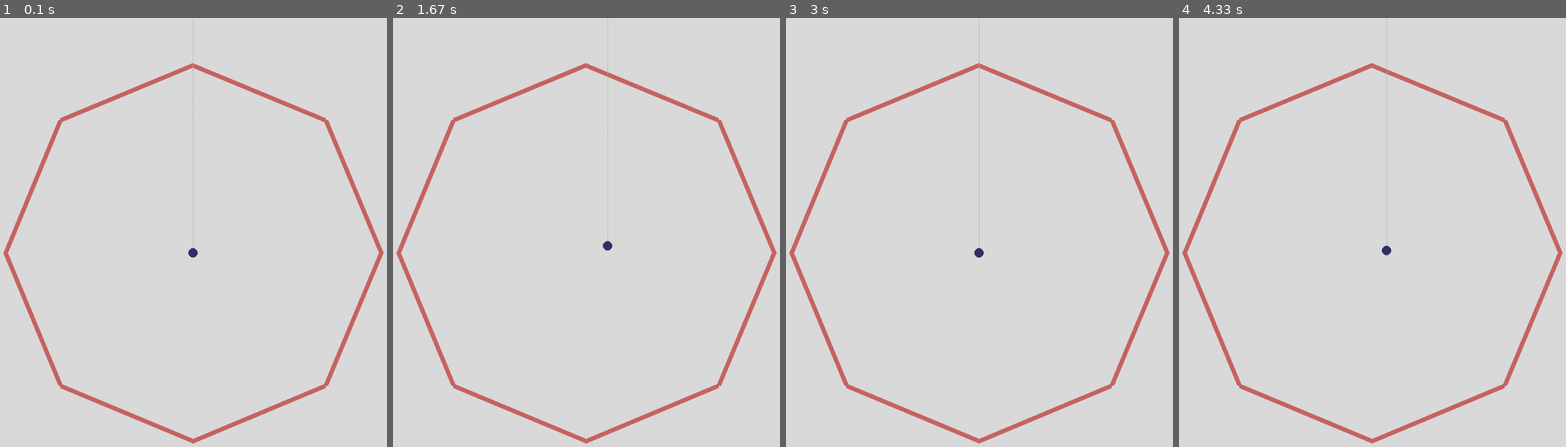
Above: before the commit, frames 1-4 (left to right).
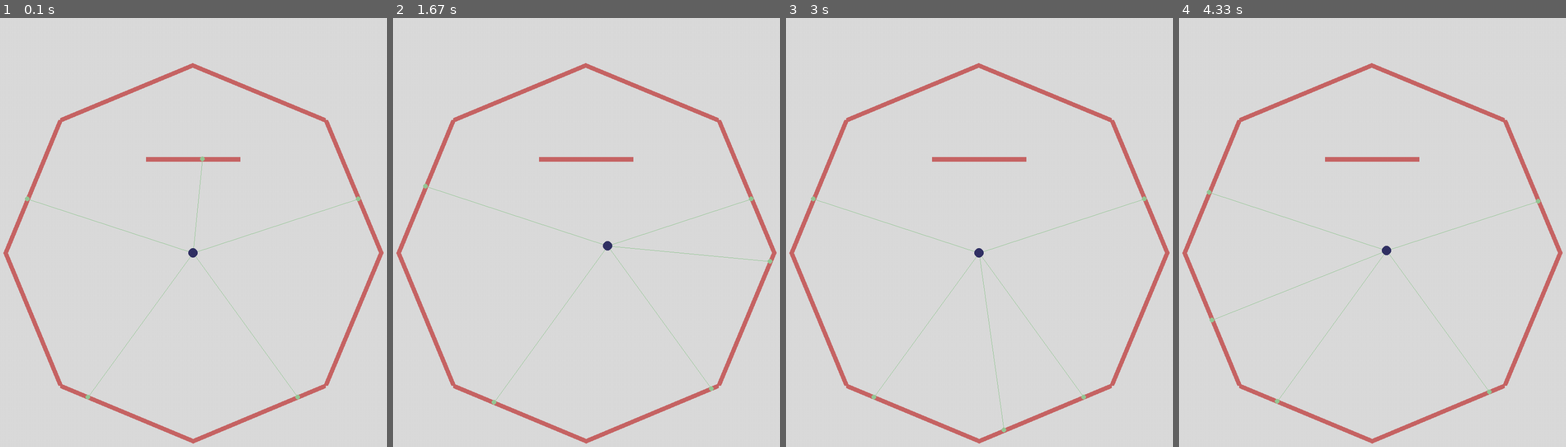
Above: after the commit, the same moments.

Repository: xiongyaohua/traffic-data-analysis-grad
Game: pygame game, started from src/main.py
Two runs of this game, one before a commit and one after it. Both use one fixed random seed, a clock stepped at 60 frames per second and the inputs below.
Inputs:
- Up to frame 1 (0.1 s): no input
- Up to frame 2 (1.67 s): hold Right 0.33-0.8 s; hold Up 0.83-1.13 s; hold Right 1.17-1.63 s
- Up to frame 3 (3 s): hold Left 1.67-2.2 s; hold Down 2.23-2.53 s; hold Left 2.57-2.97 s
- Up to frame 4 (4.33 s): hold Up 3-3.37 s; hold Right 3.4-4.03 s; hold Down from 4.07 s (still down)

The runs differ from the first frame. In frame 1, 0.7% of the frame differs, in the area x 6-94%, y 0-89%; in frame 2, 0.7%; in frame 3, 0.7%; in frame 4, 0.7%, in the area x 7-94%, y 0-90%.

Commit message:
激光：可视化碰撞点，支持旋转扫描

Diff:
--- a/src/main.py
+++ b/src/main.py
@@ -14,8 +14,12 @@
 for p1, p2 in zip(points[0:-1], points[1:]):
     world.add_wall(p1, p2)
 
+world.add_wall((400, 300), (600, 300))
+
 robot = world.add_robot(500, 500)
-robot.add_laser()
+for angle in np.linspace(0, 2 * np.pi, 6)[1:-1]:
+    robot.add_laser(angle)
+robot.add_laser(0.0, True)
 
 FPS = 60
 def main():
--- a/src/robot.py
+++ b/src/robot.py
@@ -4,22 +4,30 @@
 from theme import robot_color, laser_color
 from geometry import intersect_ray_with_segments
 
-SPEED = 50 # pixel per second
-
+SPEED = 50.0 # pixel per second
+SCAN_SPEED = 1.0 # rad per second
 class Laser:
-    def __init__(self, direction: Vector2=Vector2(0, -1)):
+    def __init__(self, direction: Vector2=Vector2(0, -1), rotating=False):
         self.direction = direction
+        self.rotating = rotating
         hit = None
 
-    def detect(self, position, walls):
+    def process(self, dt: float, position, walls):
+        if self.rotating:
+            self.direction.rotate_rad_ip(SCAN_SPEED * dt)
+
         ray = (position, self.direction)
         self.hit = intersect_ray_with_segments(ray, walls)
 
     def draw(self, screen, position):
-        pygame.draw.line(
-            screen, laser_color, position,
-            position + self.direction * 1000
-        )
+        if self.hit:
+            pygame.draw.line(screen, laser_color, position, self.hit)
+            pygame.draw.circle(screen, laser_color, self.hit, 5)
+        else:
+            pygame.draw.line(
+                screen, laser_color, position,
+                position + self.direction * 1000
+            )
 
 class Robot:
     def __init__(self, x: float=0.0, y: float=0.0, size: float=10):
@@ -27,9 +35,9 @@
         self.size = size
         self.lasers: list[Laser] = []
 
-    def add_laser(self, angle: float=0.0):
+    def add_laser(self, angle: float=0.0, rotating=False):
         direction = Vector2(0, -1).rotate_rad(angle)
-        laser = Laser(direction)
+        laser = Laser(direction, rotating)
         self.lasers.append(laser)
 
     def process(self, dt: float, world):
@@ -48,7 +56,7 @@
         self.position += v * SPEED * dt
 
         for laser in self.lasers:
-            laser.detect(self.position, world.walls)
+            laser.process(dt, self.position, world.walls)
 
     def draw(self, screen):
         for laser in self.lasers:
